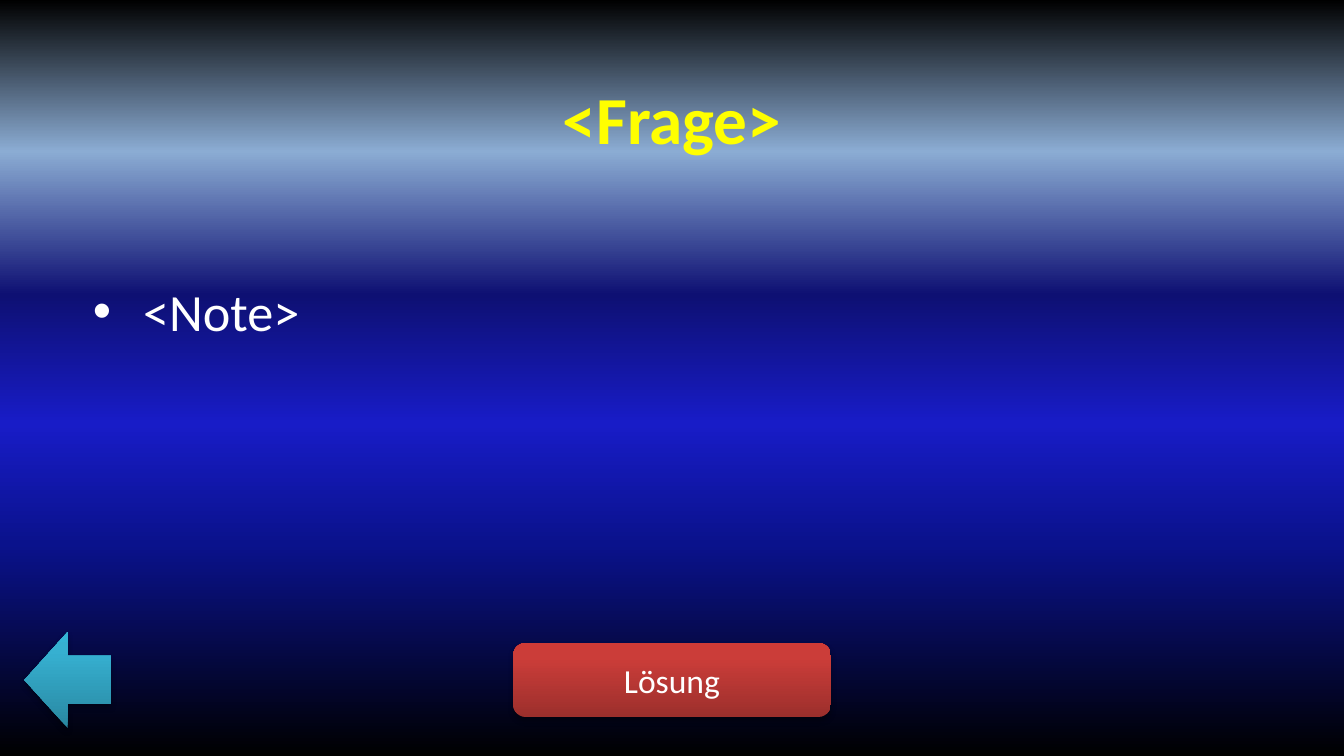
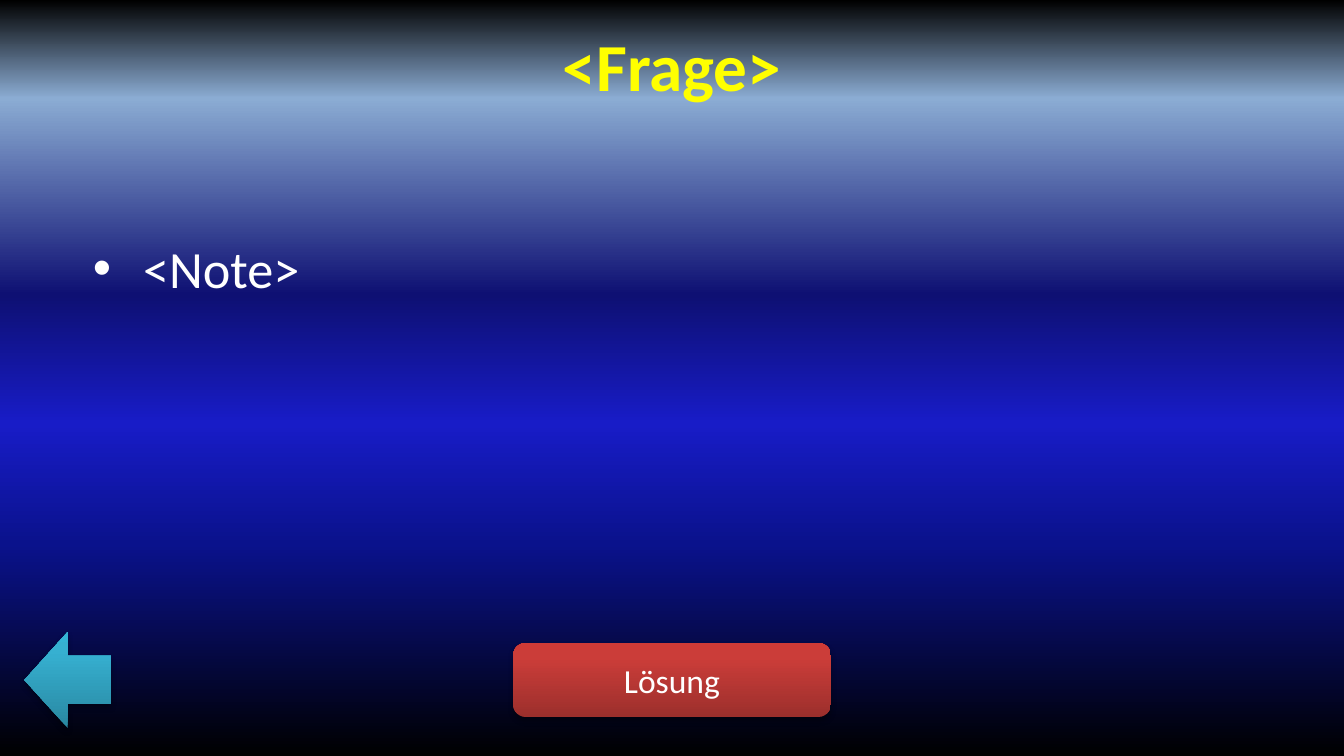
Before and after one commit to mailias/powerpoint_quiz, a slide deck: slide 6 of quiz.pptm. Drawn at 1344x756 pixels with LibreOffice and Linux fonts; fonts in the diff are those of the drawing. Boxes give left, top, right and bottom in pixels: in the first picture for what was removed or moved away, otherwise in the second. Text is boxed around its words. In the diff, an @@ line names an element or a change of style, - is before the commit and + after.

Commit message:
improved version

```diff
--- a/quiz.pptm
+++ b/quiz.pptm
@@ text "<Frage>": place and size @@
-text "<Frage>" at box(563, 89, 781, 161)
+text "<Frage>" at box(563, 36, 781, 108)
@@ text "<Note>": place and size @@
-text "<Note>" at box(143, 297, 299, 332)
+text "<Note>" at box(143, 254, 299, 289)
```
Also in this commit, not shown: 4 other slides changed, 1 slide added, 1 slide removed.
